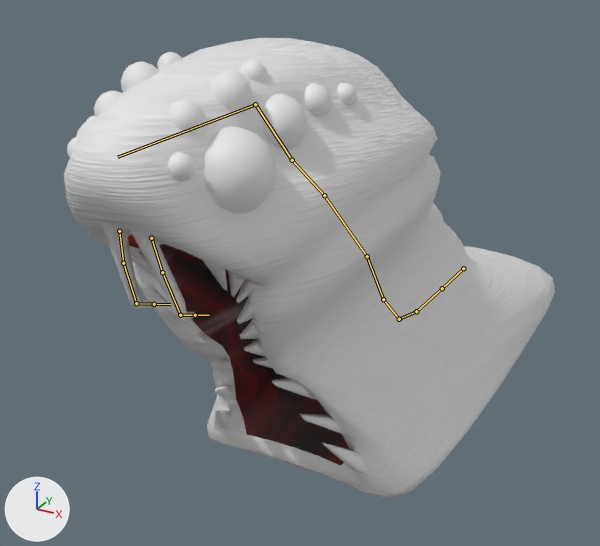
A saved change to the FBX model Assets/Models/MouthCreature.fbx.
Camera for both pictures: a 50 mm camera at (11.9, -23.2, 18.2) aimed at (-1.9, 1.8, 5.7). Lighting does not change. The marker at lower left points along +X, +Y and +Z. The bones that bend it are drawn over the model as lines.

Names of what the first picture shows: 'Creature', 'Eye', 'Eye.001', 'Eye.002', 'Eye.003', 'Eye.004', 'Eye.005', 'Eye.006', 'Eye.007', 'Eye.008', 'Eye.009', 'Eye.013', 'Eye.014', 'Eye.015'.
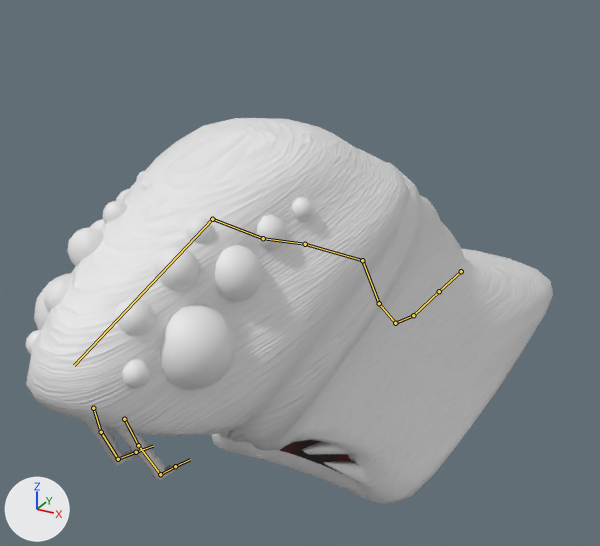
The newer file adds an action. The first version stands in its rest pose; the second is drawn at frame 100 of the action 'metarig|Attack'.

Boxes (x1, y1, x2, y2) around the edits, measured in the pictures (600 x 546 px):
```json
{"object": "Creature", "change": "posed", "before": [64, 38, 555, 498], "after": [26, 118, 553, 504], "on screen": "7% wider, 16% shorter"}
{"object": "Eye.001", "change": "posed", "before": [204, 127, 276, 213], "after": [159, 303, 236, 390], "on screen": "7% wider"}
{"object": "Eye.002", "change": "posed", "before": [263, 94, 307, 149], "after": [215, 245, 263, 302], "on screen": "9% wider"}
{"object": "Eye.007", "change": "posed", "before": [210, 71, 252, 112], "after": [154, 247, 199, 291], "on screen": "7% wider, 7% taller"}
{"object": "Eye.006", "change": "posed", "before": [168, 99, 205, 134], "after": [115, 298, 155, 336]}
{"object": "Eye.015", "change": "posed", "before": [121, 62, 159, 92], "after": [67, 228, 104, 265]}
{"object": "Eye.003", "change": "posed", "before": [305, 83, 331, 117], "after": [257, 215, 286, 250], "on screen": "11% wider"}
{"object": "Eye.005", "change": "posed", "before": [168, 152, 194, 181], "after": [123, 359, 150, 388]}
{"object": "Eye.008", "change": "posed", "before": [240, 60, 267, 82], "after": [185, 217, 214, 243]}
{"object": "Eye.014", "change": "posed", "before": [94, 91, 123, 117], "after": [44, 280, 70, 313]}
{"object": "Eye.004", "change": "posed", "before": [337, 83, 356, 105], "after": [292, 197, 313, 221], "on screen": "10% wider, 9% taller"}
{"object": "Eye", "change": "posed", "before": [157, 52, 183, 69], "after": [102, 201, 127, 223]}
{"object": "Eye.009", "change": "posed", "before": [76, 115, 95, 137], "after": [34, 273, 71, 330]}
{"object": "Eye.013", "change": "posed", "before": [67, 137, 78, 158], "after": [25, 330, 40, 354]}
{"bone": "spine", "before": "(463, 268) to (442, 288)", "after": "(461, 271) to (439, 291)"}
{"bone": "spine.005", "before": "(367, 256) to (324, 195)", "after": "(362, 260) to (305, 244)"}
{"bone": "spine.006", "before": "(324, 195) to (292, 160)", "after": "(305, 244) to (263, 238)"}
{"bone": "shoulder.L", "before": "(151, 238) to (162, 272)", "after": "(124, 419) to (138, 445)"}
{"bone": "shoulder.R", "before": "(119, 231) to (123, 263)", "after": "(93, 408) to (101, 432)"}
```

Scene script edits in JSON lines:
```json
{"block": "bone_spine", "where": "bone_spine = bpy.data.objects['metarig'].pose.bones['spine']"}
{"op": "set", "path": "bone_spine.location", "old": "(0.0, 0.0, 0.0)", "new": "(0.0, 0.09, 0.01)"}
{"block": "bone_spine_005", "where": "bone_spine_005 = bpy.data.objects['metarig'].pose.bones['spine.005']  # child of 'spine.008'"}
{"op": "set", "path": "bone_spine_005.rotation_quaternion", "old": "(1.0, 0.0, 0.0, 0.0)", "new": "(0.986, 0.164, -0.005, 0.0)", "note": "degrees (0, 0, 0) -> degrees (19, -1, 0)"}
{"block": "bone_spine_006", "where": "bone_spine_006 = bpy.data.objects['metarig'].pose.bones['spine.006']  # child of 'spine.005'"}
{"op": "set", "path": "bone_spine_006.rotation_quaternion", "old": "(1.0, 0.0, 0.0, 0.0)", "new": "(1.0, -0.023, 0.0, 0.0)", "note": "degrees (0, 0, 0) -> degrees (-3, 0, 0)"}
{"block": "bone_shoulder_l", "where": "bone_shoulder_l = bpy.data.objects['metarig'].pose.bones['shoulder.L']  # child of 'spine.007'"}
{"op": "set", "path": "bone_shoulder_l.rotation_quaternion", "old": "(1.0, 0.0, 0.0, 0.0)", "new": "(0.997, 0.061, -0.01, 0.054)", "note": "degrees (0, 0, 0) -> degrees (7, -2, 6)"}
{"block": "bone_shoulder_r", "where": "bone_shoulder_r = bpy.data.objects['metarig'].pose.bones['shoulder.R']  # child of 'spine.007'"}
{"op": "set", "path": "bone_shoulder_r.rotation_quaternion", "old": "(1.0, 0.0, 0.0, 0.0)", "new": "(0.997, 0.061, 0.01, -0.054)", "note": "degrees (0, 0, 0) -> degrees (7, 2, -6)"}
```
